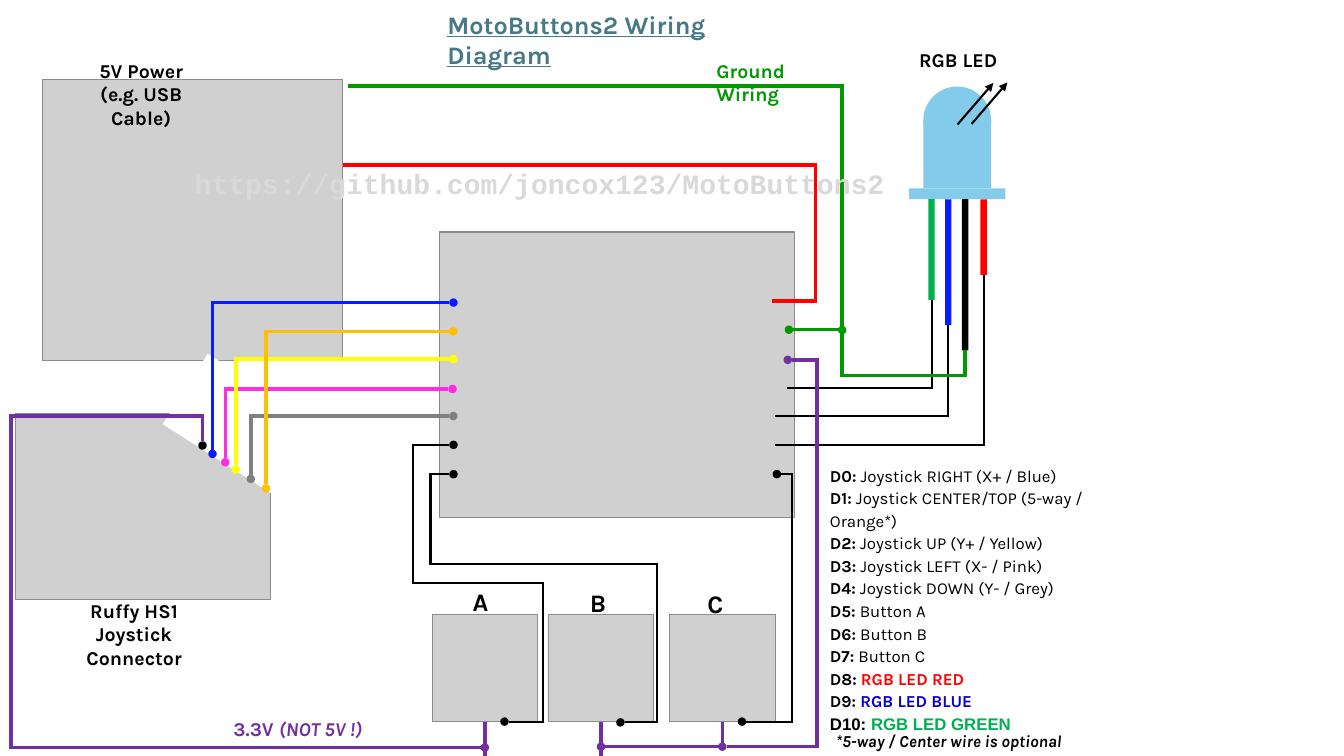
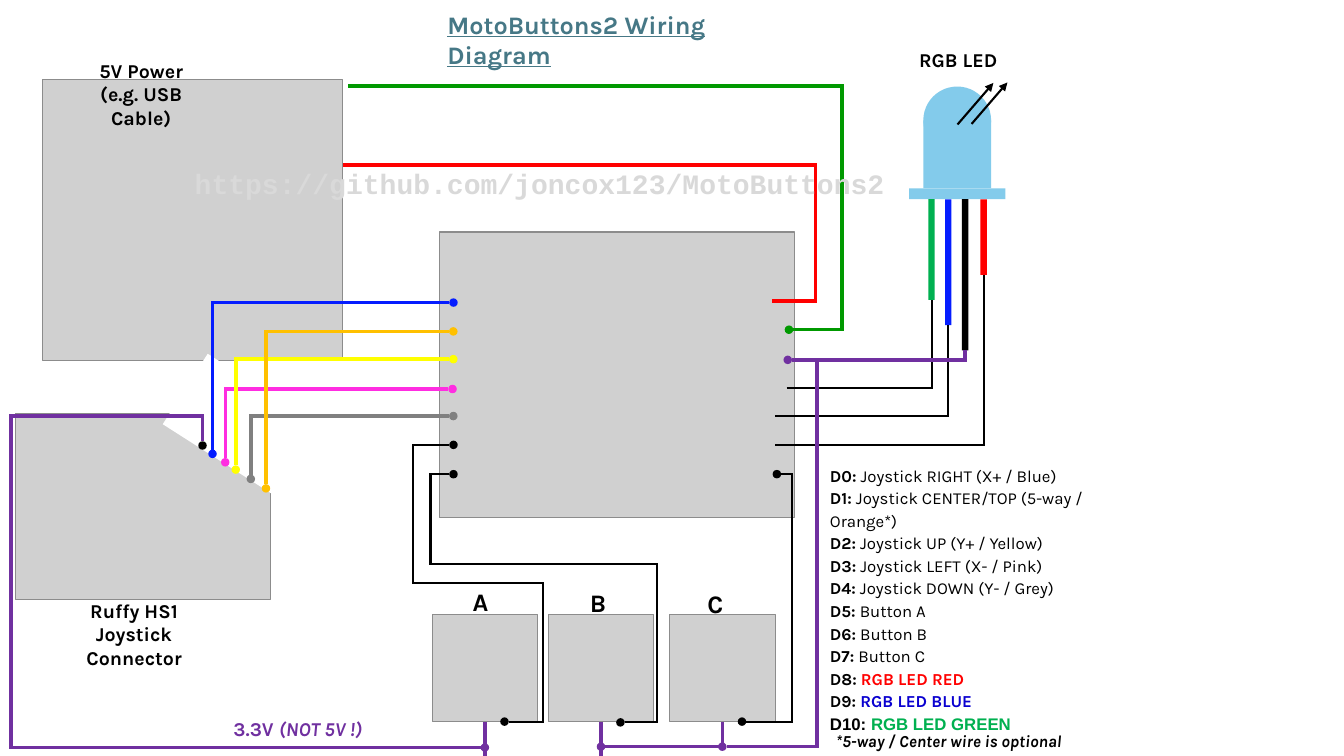
Before and after one commit to joncox123/MotoButtons2, a slide deck: slide 1 of ConstructionGuide/Wiring_Diagram_MotoButtons2.pptx. Drawn at 1344x756 pixels with LibreOffice and Linux fonts; fonts in the diff are those of the drawing; grey boxes stand for pictures. Boxes give left, top, right and bottom in pixels: in the first picture for what was removed or moved away, otherwise in the second. Text is boxed around its words. In the diff, an @@ line names an element or a change of style, - is before the commit and + after.

```diff
--- a/ConstructionGuide/Wiring_Diagram_MotoButtons2.pptx
+++ b/ConstructionGuide/Wiring_Diagram_MotoButtons2.pptx
@@ text removed at <box>716,64,785,106</box> @@
-Ground Wiring
@@ ellipse removed at <box>838,326,846,334</box> @@
@@ elbow line moved from (843, 335) - (965, 351) to (965, 351) - (792, 360) @@
@@ elbow line (965, 351) - (792, 360): stroke #009900 2.5 pt to #7030A0 2.5 pt @@
```
Also in this commit, not shown: 2 other files.
